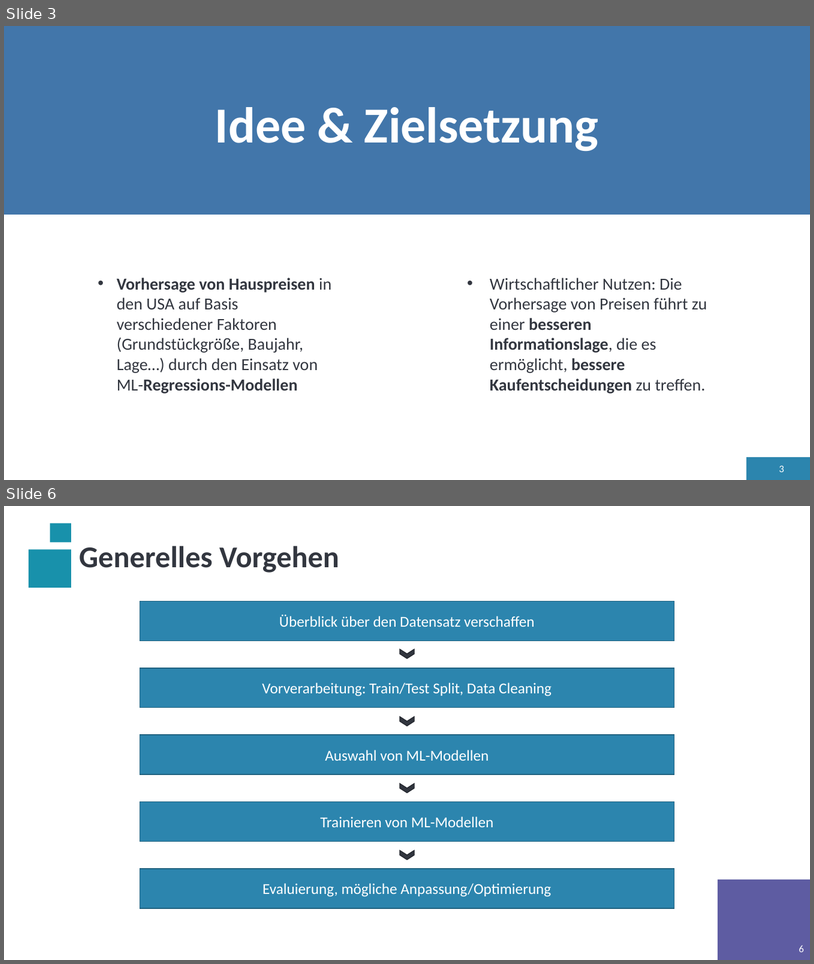
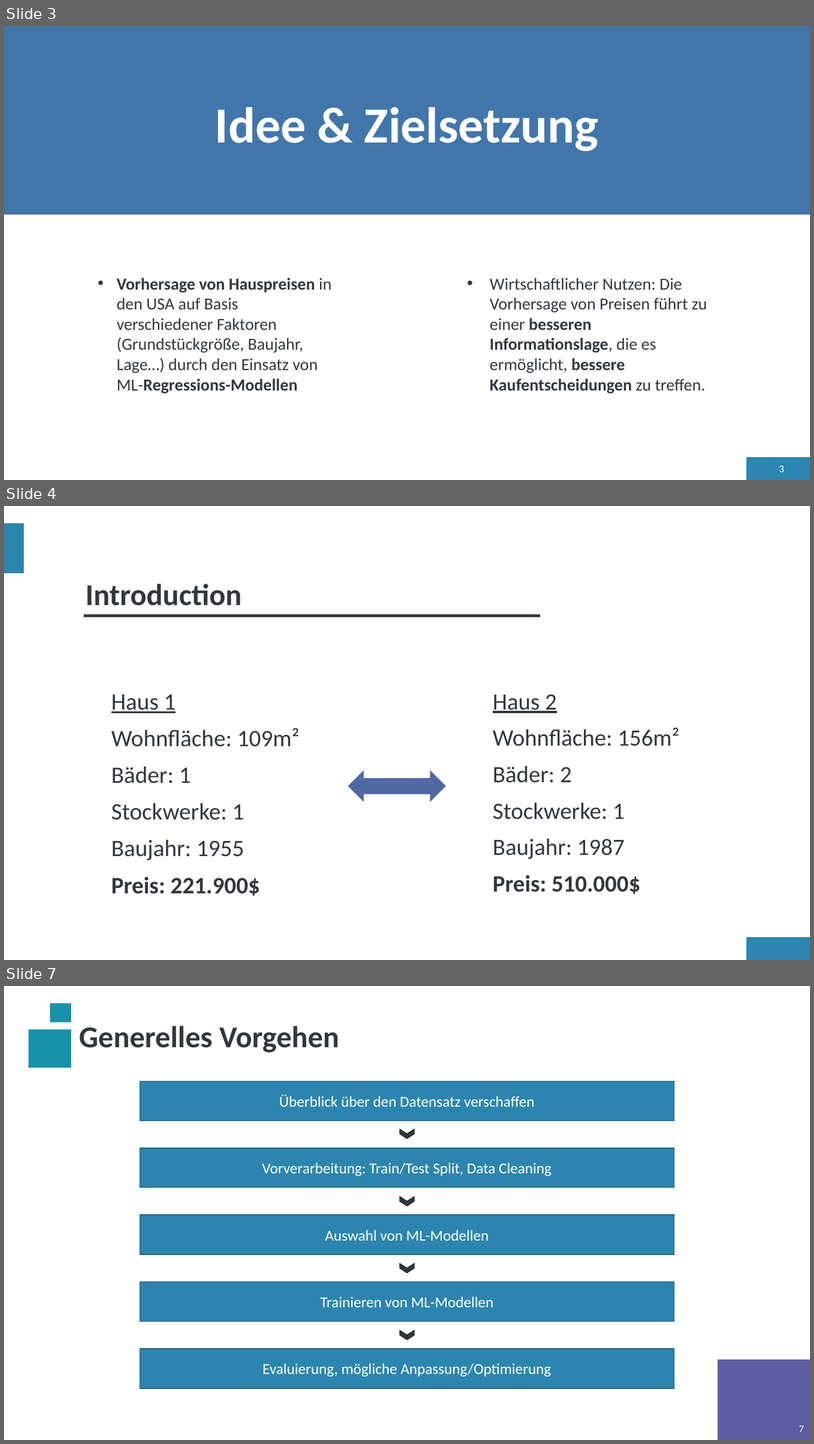
Before and after one commit to LennartFertig/DataExploration_HousePriceSeattle, a slide deck: HousePricePrediction_Präsentation.pptx. Shown one above the other, each under a label of ours: slides 3 and 6 before the commit, slides 3, 4 and 7 after it; the slides between them are not shown. The pictures are 814x964 and 814x1444 pixels, drawn with LibreOffice and Linux fonts; fonts in the diff are those of the drawing. Boxes give left, top, right and bottom in pixels: in the first picture for what was removed or moved away, otherwise in the second. Text is boxed around its words. In the diff, an @@ line names an element or a change of style, - is before the commit and + after.

```diff
--- a/HousePricePrediction_Präsentation.pptx
+++ b/HousePricePrediction_Präsentation.pptx
@@ slide 4 added at (x1=4, y1=506, x2=810, y2=960), background #FFFFFF; not listed: 2 template elements that a slide beside it also shows @@
@@ title added at (x1=86, y1=583, x2=242, y2=606), 36 pt, text #32363F, bold @@
+Introduction
@@ rectangle added at (x1=84, y1=614, x2=540, y2=618), fill #32363F @@
@@ text added at (x1=111, y1=694, x2=300, y2=895), 28 pt, text #32363F @@
+Haus 1
+Wohnfläche: 109m²
+Bäder: 1
+Stockwerke: 1
+Baujahr: 1955
+Preis: 221.900$
@@ text added at (x1=493, y1=694, x2=680, y2=894), 27.8 pt, text #32363F @@
+Haus 2
+Wohnfläche: 156m²
+Bäder: 2
+Stockwerke: 1
+Baujahr: 1987
+Preis: 510.000$
@@ left right arrow added at (x1=347, y1=769, x2=447, y2=804), fill #5268A5, outline #FFFFFF 1.5 pt @@
@@ what was slide 6 is now slide 7 @@
@@ page number at (x1=799, y1=1425, x2=804, y2=1432): text changed @@
-6
+7
```
Also in this commit, not shown: 11 slides changed, 6 other slides added, 1 slide removed.
